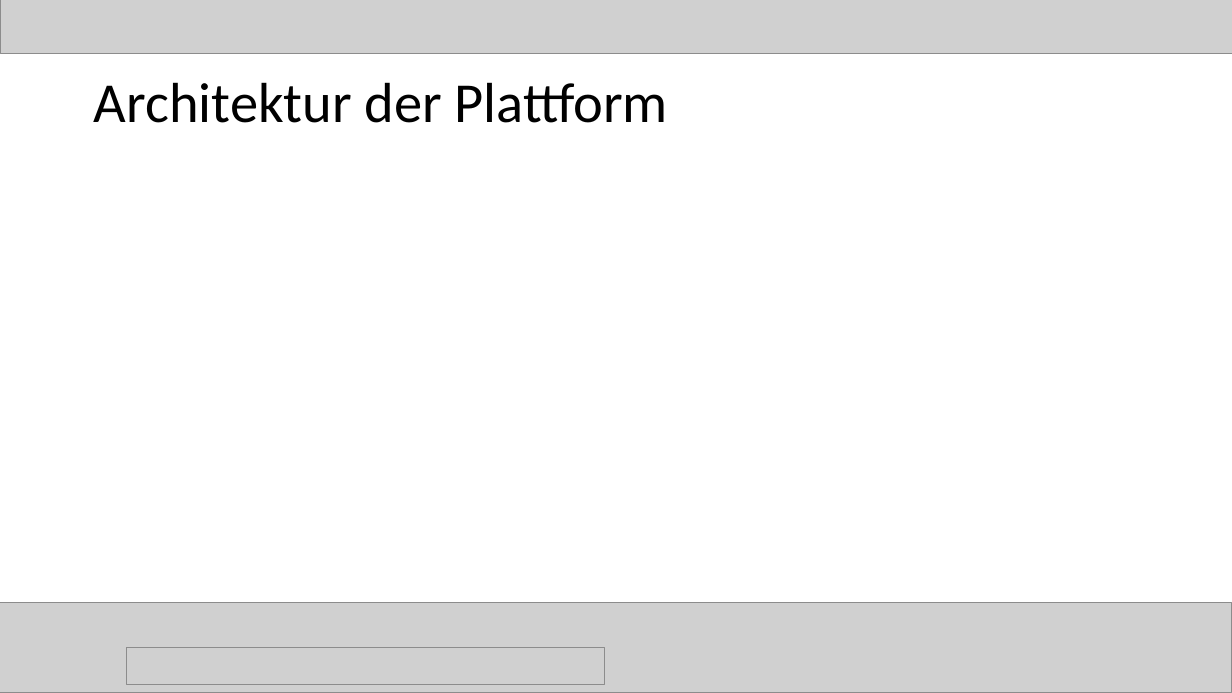
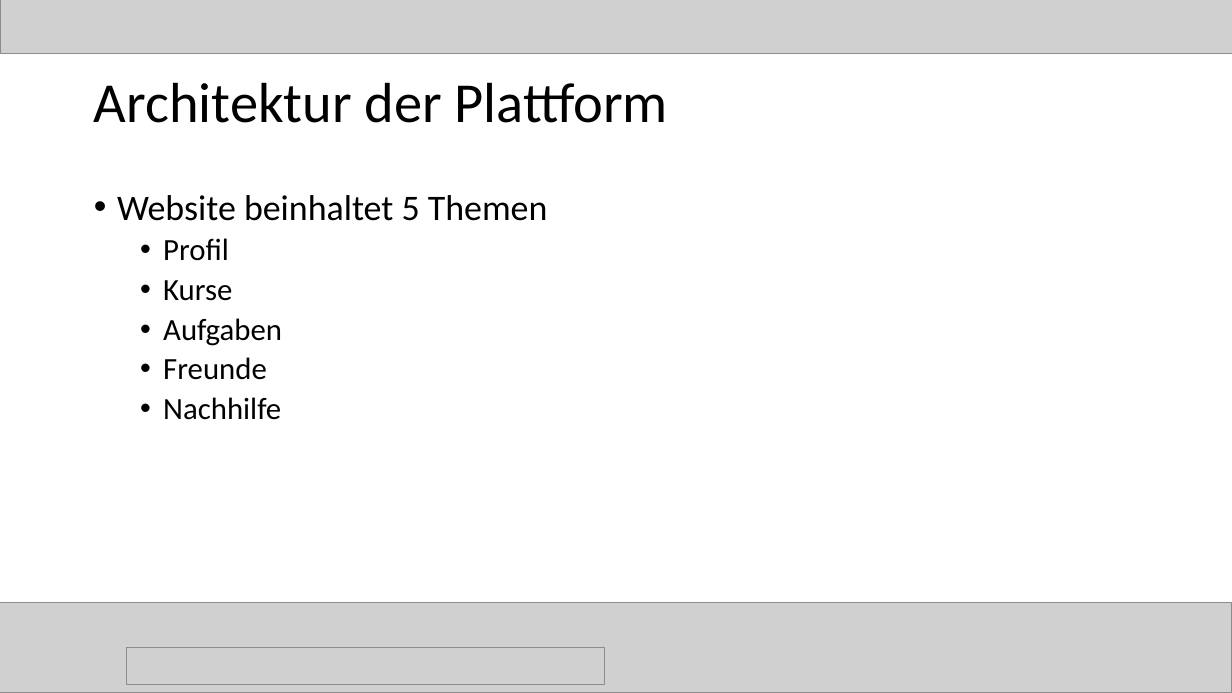
Before and after one commit to magharmi/StudentenFuerStudenten, a slide deck: slide 10 of websitePPneu.pptx. Drawn at 1232x693 pixels with LibreOffice and Linux fonts; fonts in the diff are those of the drawing; grey boxes stand for pictures. Boxes give left, top, right and bottom in pixels: in the first picture for what was removed or moved away, otherwise in the second. Text is boxed around its words. In the diff, an @@ line names an element or a change of style, - is before the commit and + after.

Commit message:
pp

```diff
--- a/websitePPneu.pptx
+++ b/websitePPneu.pptx
@@ text added at [117, 195, 548, 420], 24 pt, text #000000 @@
+• Website beinhaltet 5 Themen
+  • Profil
+  • Kurse
+  • Aufgaben
+  • Freunde
+  • Nachhilfe
```
Also in this commit, not shown: 3 slides added.
